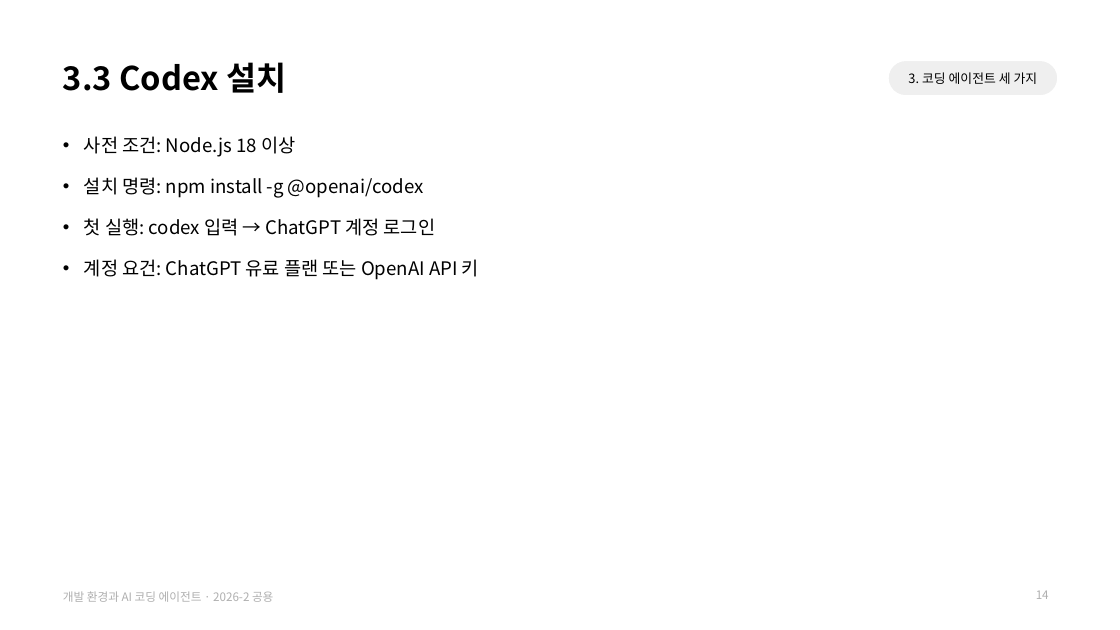
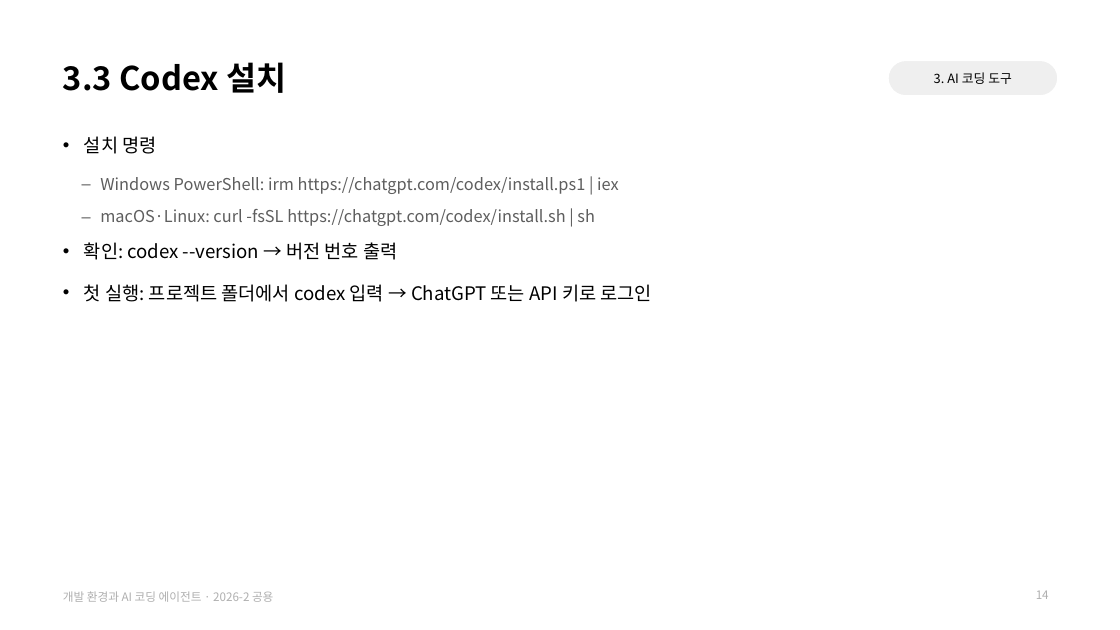
Before and after one commit to jihoyeo/smart-transport-logistics, a slide deck: slide 14 of slides/common/dev_env.pptx. Drawn at 1120x630 pixels with LibreOffice and Linux fonts; fonts in the diff are those of the drawing. Boxes give left, top, right and bottom in pixels: in the first picture for what was removed or moved away, otherwise in the second. Text is boxed around its words. In the diff, an @@ line names an element or a change of style, - is before the commit and + after.

```diff
--- a/slides/common/dev_env.pptx
+++ b/slides/common/dev_env.pptx
@@ text at <box>934,72,1012,84</box>: text changed @@
-3. 코딩 에이전트 세 가지
+3. AI 코딩 도구
@@ text at <box>84,136,651,302</box>: text changed; size 16 to 14 pt; text colour #000000 to #5E5E5E @@
-• 사전 조건: Node.js 18 이상
-• 설치 명령: npm install -g @openai/codex
-• 첫 실행: codex 입력 → ChatGPT 계정 로그인
-• 계정 요건: ChatGPT 유료 플랜 또는 OpenAI API 키
+• 설치 명령
+  – Windows PowerShell: irm https://chatgpt.com/codex/install.ps1 | iex
+  – macOS·Linux: curl -fsSL https://chatgpt.com/codex/install.sh | sh
+• 확인: codex --version → 버전 번호 출력
+• 첫 실행: 프로젝트 폴더에서 codex 입력 → ChatGPT 또는 API 키로 로그인
```
Also in this commit, not shown: 32 other slides changed, 9 other files.
